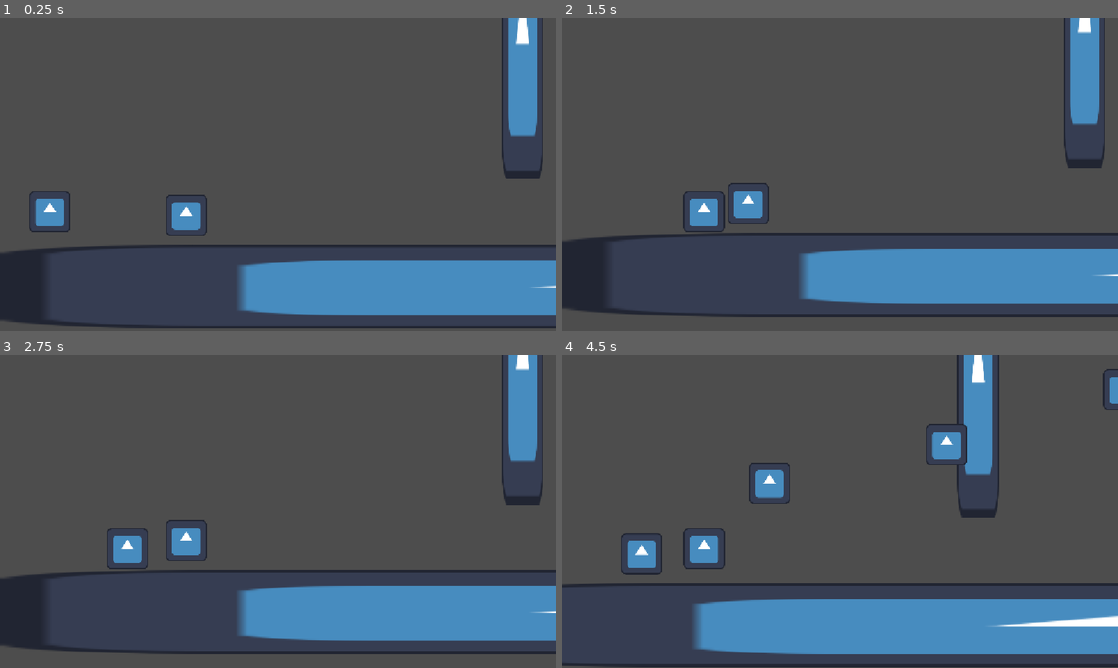
Above: before the commit, frames 1-4 (two rows, left to right).
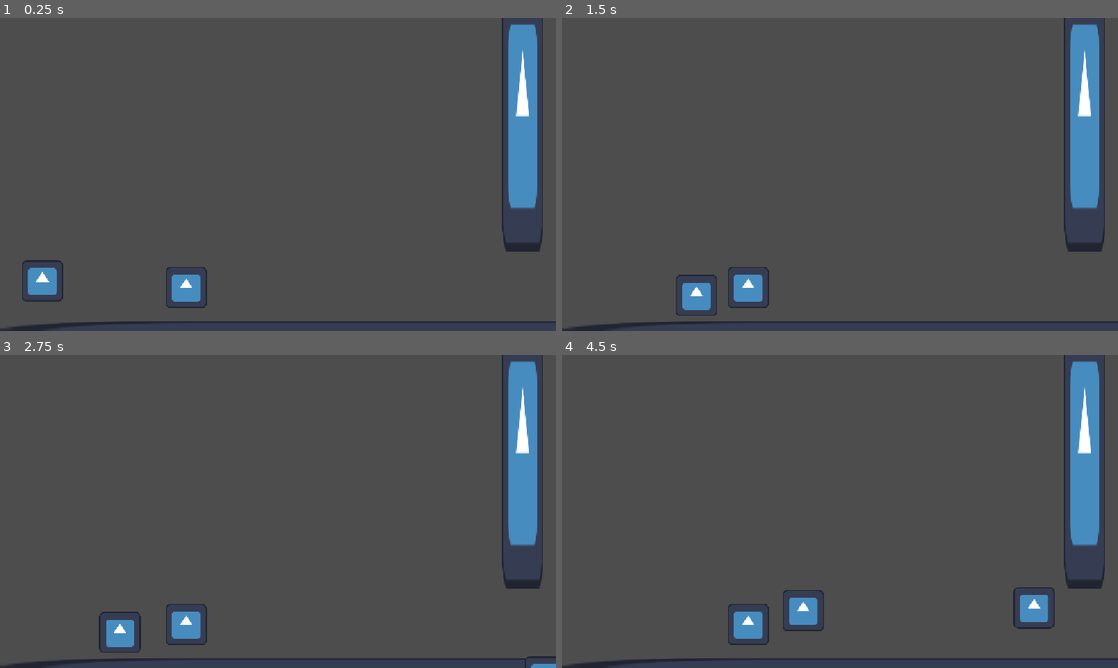
Above: after the commit, the same moments.

Repository: Naluluh/1-hackton-ifsp
Game: Godot game, scene res://cenas/level1.tscn
Same seed, same stepped clock (60 frames per second), same inputs: the game is played once before the commit and once after it. The engine's default icon, where the game draws it, is replaced by a stand-in: a white triangle on a blue panel in a dark square.
Inputs:
- Up to frame 1 (0.25 s): no input
- Up to frame 2 (1.5 s): hold Right (ui_right) from 0.53 s (still down); tap Space (pular) at 0.6, 0.77, 1.07, 1.35 s
- Up to frame 3 (2.75 s): tap Space (pular) at 1.52, 1.82, 2.1 s; release Right (ui_right) at 2.03 s; hold Left (ui_left) from 2.03 s (still down)
- Up to frame 4 (4.5 s): release Left (ui_left) at 2.78 s; hold Right (ui_right) 2.78-4.28 s; tap Space (pular) at 2.85, 3.02, 3.32, 3.6, 3.77, 4.07, 4.35 s; hold Left (ui_left) from 4.28 s (still down)

The runs differ from the first frame. In frame 1, 18% of the frame differs, in the area x 0-100%, y 0-100%; in frame 2, 19%; in frame 3, 19%; in frame 4, 23%.

Commit message:
Alterando movimento de personagem e adicionando camera dinamica

Diff:
--- a/radio/cenas/level1.tscn
+++ b/radio/cenas/level1.tscn
@@ -20,19 +20,21 @@
 [node name="MarieCurie" type="Node2D" unique_id=1136361142]
 
 [node name="Obj_Player" parent="." unique_id=730524518 instance=ExtResource("1_n72ej")]
-position = Vector2(154, 426)
+position = Vector2(131, 389)
 limit_left = 0
+limit_right = 3285
+limit_bottom = 600
 
-[node name="StaticBody2D" type="StaticBody2D" parent="." unique_id=1513629079]
+[node name="chao" type="StaticBody2D" parent="." unique_id=1513629079]
 position = Vector2(569, 526)
 
-[node name="CollisionShape2D" type="CollisionShape2D" parent="StaticBody2D" unique_id=2061792151]
+[node name="CollisionShape2D" type="CollisionShape2D" parent="chao" unique_id=2061792151]
 position = Vector2(1853.25, 150.42188)
 shape = SubResource("RectangleShape2D_xkc6u")
 debug_color = Color(0.3405413, 0.6216379, 3.85046e-07, 0.41960785)
 
-[node name="Sprite2D" type="Sprite2D" parent="StaticBody2D" unique_id=1651027437]
-position = Vector2(1839.625, 159.99998)
+[node name="Sprite2D" type="Sprite2D" parent="chao" unique_id=1651027437]
+position = Vector2(1840, 170.99998)
 scale = Vector2(37.75586, 2.0156245)
 texture = ExtResource("2_nidl1")
 
@@ -86,3 +88,4 @@
 
 [node name="Radio" parent="." unique_id=368011282 instance=ExtResource("3_pd12y")]
 position = Vector2(2417, -18)
+bullet_speed = 500.0
--- a/radio/cenas/objs/player.tscn
+++ b/radio/cenas/objs/player.tscn
@@ -18,5 +18,8 @@
 texture = ExtResource("2_uqb2a")
 
 [node name="Camera2D" type="Camera2D" parent="." unique_id=965776304]
-position = Vector2(420, -115)
 zoom = Vector2(0.67, 0.67)
+position_smoothing_enabled = true
+drag_horizontal_enabled = true
+drag_left_margin = 0.05
+drag_right_margin = 0.05
--- /dev/null
+++ b/radio/cenas/ui/game_over.tscn
@@ -0,0 +1,43 @@
+[gd_scene format=3 uid="uid://co3gfs1uigb80"]
+
+[node name="GameOver" type="Control" unique_id=1114111941]
+layout_mode = 3
+anchors_preset = 0
+offset_left = 573.0
+offset_top = 316.0
+offset_right = 573.0
+offset_bottom = 316.0
+
+[node name="CanvasLayer" type="CanvasLayer" parent="." unique_id=41301894]
+
+[node name="VBoxContainer" type="VBoxContainer" parent="CanvasLayer" unique_id=1832827991]
+anchors_preset = 8
+anchor_left = 0.5
+anchor_top = 0.5
+anchor_right = 0.5
+anchor_bottom = 0.5
+offset_left = -43.5
+offset_top = -29.0
+offset_right = 43.5
+offset_bottom = 29.0
+grow_horizontal = 2
+grow_vertical = 2
+
+[node name="Label" type="Label" parent="CanvasLayer/VBoxContainer" unique_id=100282160]
+layout_mode = 2
+text = "Game Over"
+
+[node name="Button" type="Button" parent="CanvasLayer/VBoxContainer" unique_id=129545333]
+layout_mode = 2
+text = "Continuar"
+
+[node name="Camera2D" type="Camera2D" parent="." unique_id=1560765993]
+zoom = Vector2(2, 2)
+
+[node name="ColorRect" type="ColorRect" parent="." unique_id=1096105861]
+layout_mode = 0
+offset_left = -581.0
+offset_top = -325.0
+offset_right = 590.0
+offset_bottom = 337.0
+color = Color(0, 0, 0, 0.3137255)
--- a/radio/project.godot
+++ b/radio/project.godot
@@ -49,6 +49,8 @@
 pular={
 "deadzone": 0.2,
 "events": [Object(InputEventKey,"resource_local_to_scene":false,"resource_name":"","device":-1,"window_id":0,"alt_press …(191 unchanged characters)…
+, Object(InputEventKey,"resource_local_to_scene":false,"resource_name":"","device":-1,"window_id":0,"alt_pressed":false,"shift_pressed":false,"ctrl_pressed":false,"meta_pressed":false,"pressed":false,"keycode":0,"physical_keycode":4194320,"key_label":0,"unicode":0,"location":0,"echo":false,"script":null)
+, Object(InputEventKey,"resource_local_to_scene":false,"resource_name":"","device":-1,"window_id":0,"alt_pressed":false,"shift_pressed":false,"ctrl_pressed":false,"meta_pressed":false,"pressed":false,"keycode":0,"physical_keycode":87,"key_label":0,"unicode":119,"location":0,"echo":false,"script":null)
 ]
 }
 
--- a/radio/scripts/bullet.gd
+++ b/radio/scripts/bullet.gd
@@ -18,11 +18,12 @@
 	var player = get_tree().get_first_node_in_group("player")
 	if player and global_position.distance_to(player.global_position) < 25.0:
 		print("O jogador foi atingido!")
-		player.queue_free()
+		player.game_over()
 		queue_free()
 
-func fire(start_pos: Vector2, target_direction: Vector2) -> void:
+func fire(start_pos: Vector2, target_direction: Vector2, new_speed: float = 700.0) -> void:
 	global_position = start_pos
 	direction = target_direction
 	active = true
 	visible = true
+	speed = new_speed
--- a/radio/scripts/player.gd
+++ b/radio/scripts/player.gd
@@ -1,13 +1,15 @@
 extends CharacterBody2D
 
-
 @export var SPEED = 300.0
-@export var JUMP_VELOCITY = -400.0
+@export var JUMP_VELOCITY = -1000.0
+@export var GRAVITY = 1700.0
 @export_group("Configurações da Câmera")
 @export var limit_left: int = -100000
 @export var limit_right: int = 100000
 @export var limit_top: int = -100000
 @export var limit_bottom: int = 100000
+
+@onready var game_over_scene := preload("res://cenas/ui/game_over.tscn")
 
 @onready var camera_2d: Camera2D = $Camera2D
 
@@ -20,11 +22,14 @@
 func _physics_process(delta: float) -> void:
 	# Add the gravity.
 	if not is_on_floor():
-		velocity += get_gravity() * delta
+		velocity.y += GRAVITY * delta
 
 	# Handle jump.
 	if Input.is_action_just_pressed("pular") and is_on_floor():
 		velocity.y = JUMP_VELOCITY
+
+	if Input.is_action_just_released("pular") and velocity.y < 0:
+		velocity.y = JUMP_VELOCITY / 10
 
 	# Get the input direction and handle the movement/deceleration.
 	# As good practice, you should replace UI actions with custom gameplay actions.
@@ -35,3 +40,7 @@
 		velocity.x = move_toward(velocity.x, 0, SPEED)
 
 	move_and_slide()
+
+func game_over():
+	get_parent().add_child(game_over_scene.instantiate())
+	queue_free()
--- a/radio/scripts/radio.gd
+++ b/radio/scripts/radio.gd
@@ -4,6 +4,7 @@
 @onready var bullet_scene := preload("res://cenas/objs/bala.tscn")
 
 @export var fire_rate := 0.8
+@export var bullet_speed: float = 700.0
 var shoot_timer := 0.0
 
 func _process(delta: float) -> void:
@@ -23,11 +24,8 @@
 	# Previsão de mira (Modo Difícil)
 	var player_velocity = player.velocity if "velocity" in player else Vector2.ZERO
 	var distance = global_position.distance_to(player.global_position)
-	var bullet_speed = 700.0
 
 	var time_to_target = distance / bullet_speed
 	var predicted_position = player.global_position + (player_velocity * time_to_target)
 	var dir = (predicted_position - global_position).normalized()
-
-	# Ativa e dispara a bala que está no nível
-	bullet_node.fire(global_position, dir)
+	bullet_node.fire(global_position, dir, bullet_speed)
